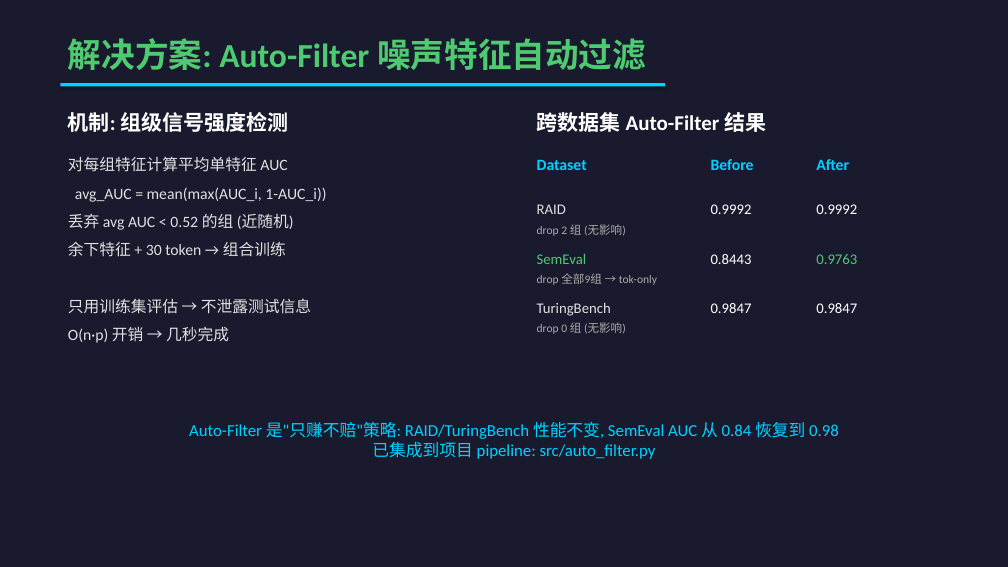
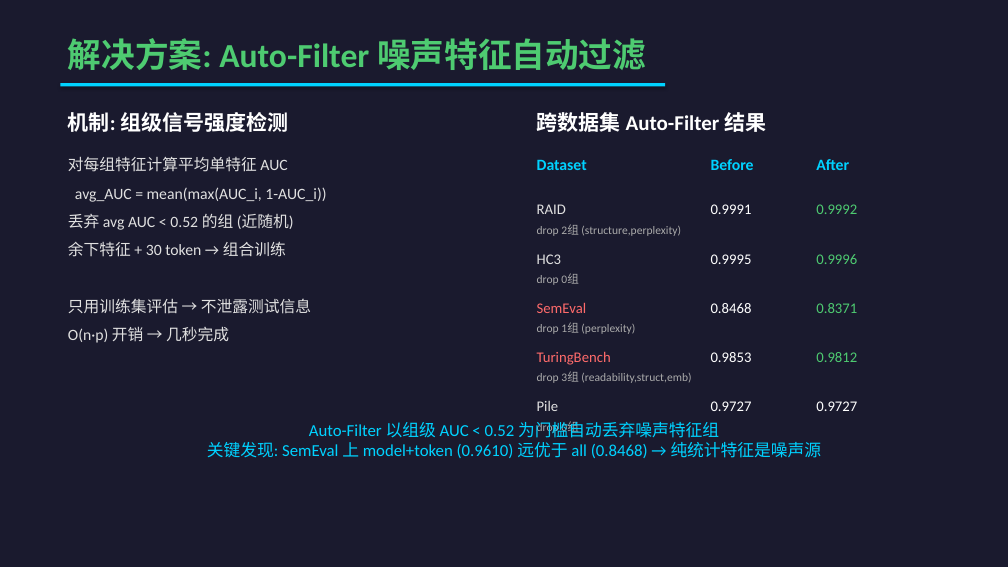
Before and after one commit to HaibinLai/HC3, a slide deck: slide 20 of reports/AIGC_Detection_Presentation.pptx. Drawn at 1008x567 pixels with LibreOffice and Linux fonts; fonts in the diff are those of the drawing. Boxes give left, top, right and bottom in pixels: in the first picture for what was removed or moved away, otherwise in the second. Text is boxed around its words. In the diff, an @@ line names an element or a change of style, - is before the commit and + after.

```diff
--- a/reports/AIGC_Detection_Presentation.pptx
+++ b/reports/AIGC_Detection_Presentation.pptx
@@ text at (711, 204, 752, 214): text changed @@
-0.9992
+0.9991
@@ text "0.9992" at (816, 204, 857, 214): text colour #FFFFFF to #4ECB71 @@
@@ text at (537, 224, 681, 236): text changed @@
-drop 2 组 (无影响)
+drop 2组 (structure,perplexity)
@@ text added at (537, 254, 561, 264), 14 pt, text #E0E0E0 @@
+HC3
@@ text at (711, 254, 752, 264): text changed @@
-0.8443
+0.9995
@@ text at (816, 254, 857, 264): text changed @@
-0.9763
+0.9996
@@ text "SemEval": place and size @@
-text "SemEval" at (537, 254, 587, 264)
+text "SemEval" at (537, 302, 587, 313)
@@ text "SemEval" at (537, 302, 587, 313): text colour #4ECB71 to #FF6B6B @@
@@ text at (537, 274, 578, 285): text changed @@
-drop 全部9组 → tok-only
+drop 0组
@@ text at (537, 323, 635, 334): text changed @@
-drop 0 组 (无影响)
+drop 1组 (perplexity)
@@ text at (711, 303, 752, 313): text changed @@
-0.9847
+0.8468
@@ text at (816, 303, 857, 313): text changed; text colour #FFFFFF to #4ECB71 @@
-0.9847
+0.8371
@@ text "TuringBench": place and size @@
-text "TuringBench" at (537, 302, 611, 316)
+text "TuringBench" at (537, 351, 611, 365)
@@ text "TuringBench" at (537, 351, 611, 365): text colour #E0E0E0 to #FF6B6B @@
@@ text added at (711, 352, 752, 362), 14 pt, text #FFFFFF @@
+0.9853
@@ text added at (816, 352, 857, 362), 14 pt, text #4ECB71 @@
+0.9812
@@ text added at (537, 372, 691, 383), 11 pt, text #AAAAAA @@
+drop 3组 (readability,struct,emb)
@@ text added at (537, 401, 559, 411), 14 pt, text #E0E0E0 @@
+Pile
@@ text added at (711, 401, 752, 411), 14 pt, text #FFFFFF @@
+0.9727
@@ text added at (816, 401, 857, 411), 14 pt, text #FFFFFF @@
+0.9727
@@ text at (207, 421, 822, 458): text changed @@
-Auto-Filter 是"只赚不赔"策略: RAID/TuringBench 性能不变, SemEval AUC 从 0.84 恢复到 0.98
-已集成到项目 pipeline: src/auto_filter.py
+Auto-Filter 以组级 AUC < 0.52 为门槛自动丢弃噪声特征组
+关键发现: SemEval 上 model+token (0.9610) 远优于 all (0.8468) → 纯统计特征是噪声源
@@ text added at (537, 421, 578, 434), 11 pt, text #AAAAAA @@
+drop 0组
```
Also in this commit, not shown: 1 other slide changed, 1 slide added, 6 other files.
